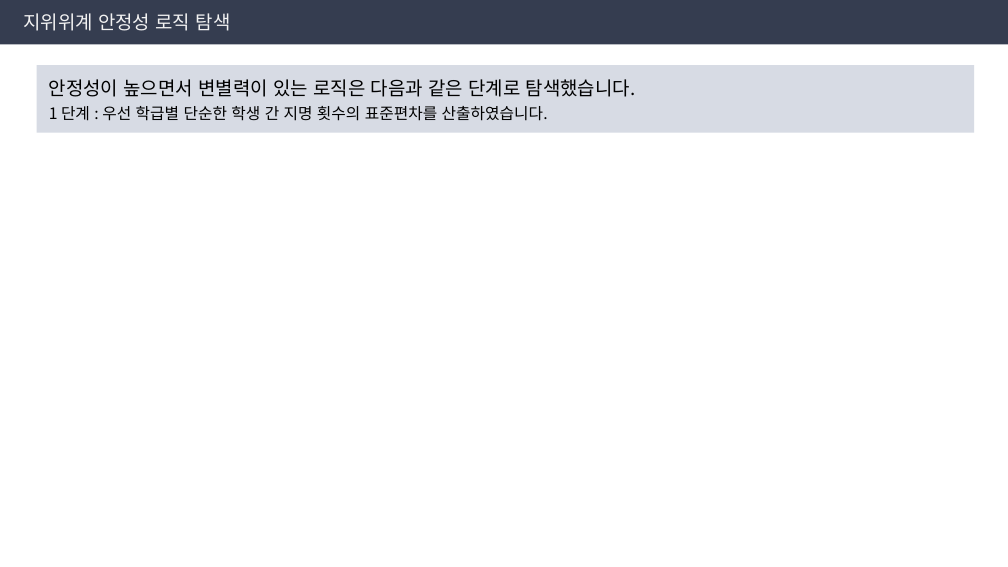
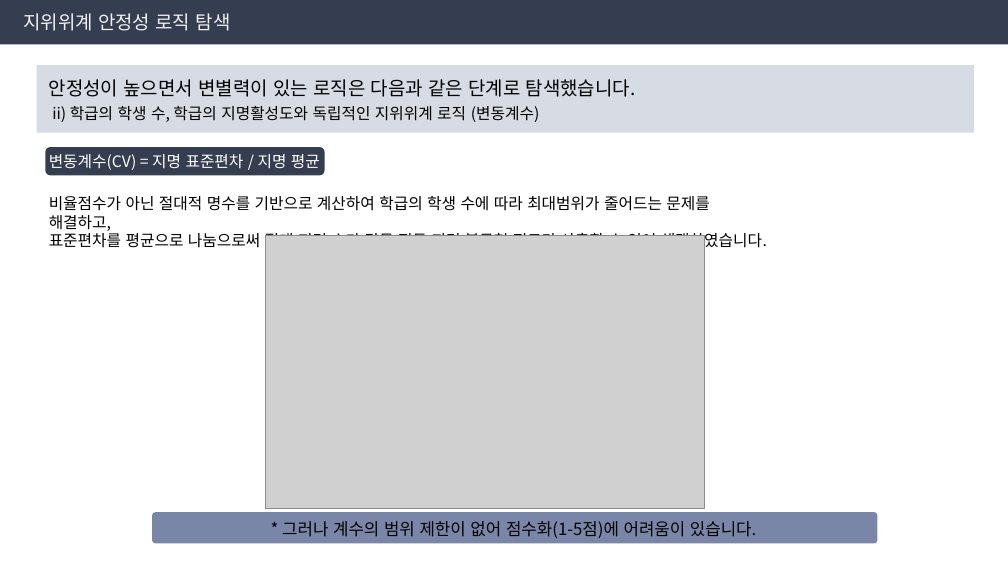
Before and after one commit to Byumin/peer, a slide deck: slide 6 of 250423_지위위계 로직 검토.pptx (slide 5 before the commit). Drawn at 1008x567 pixels with LibreOffice and Linux fonts; fonts in the diff are those of the drawing; grey boxes stand for pictures. Boxes give left, top, right and bottom in pixels: in the first picture for what was removed or moved away, otherwise in the second. Text is boxed around its words. In the diff, an @@ line names an element or a change of style, - is before the commit and + after.

Commit message:
지위위계 로직 대안 검토

```diff
--- a/250423_지위위계 로직 검토.pptx
+++ b/250423_지위위계 로직 검토.pptx
@@ text at [52,106,540,122]: text changed @@
-1 단계 : 우선 학급별 단순한 학생 간 지명 횟수의 표준편차를 산출하였습니다.
+ii) 학급의 학생 수, 학급의 지명활성도와 독립적인 지위위계 로직 (변동계수)
@@ rounded rectangle added at [45,147,324,175], fill #353D50 @@
@@ text added at [49,154,320,170], 15 pt, text #FFFFFF @@
+변동계수(CV) = 지명 표준편차 / 지명 평균
@@ text added at [49,196,709,252], 15 pt, text #000000 @@
+비율점수가 아닌 절대적 명수를 기반으로 계산하여 학급의 학생 수에 따라 최대범위가 줄어드는 문제를 해결하고,
+표준편차를 평균으로 나눔으로써 절대 지명 수가 많든 적든 지명 불균형 정도만 산출할 수 있어 채택하였습니다.
@@ picture added at [265,235,704,508] @@
@@ rounded rectangle added at [152,513,877,544], fill #7986A7 @@
@@ text added at [282,521,756,538], 16 pt, text #000000 @@
+* 그러나 계수의 범위 제한이 없어 점수화(1-5점)에 어려움이 있습니다.
```
Also in this commit, not shown: 3 other slides changed, 12 slides added, 43 other files.
